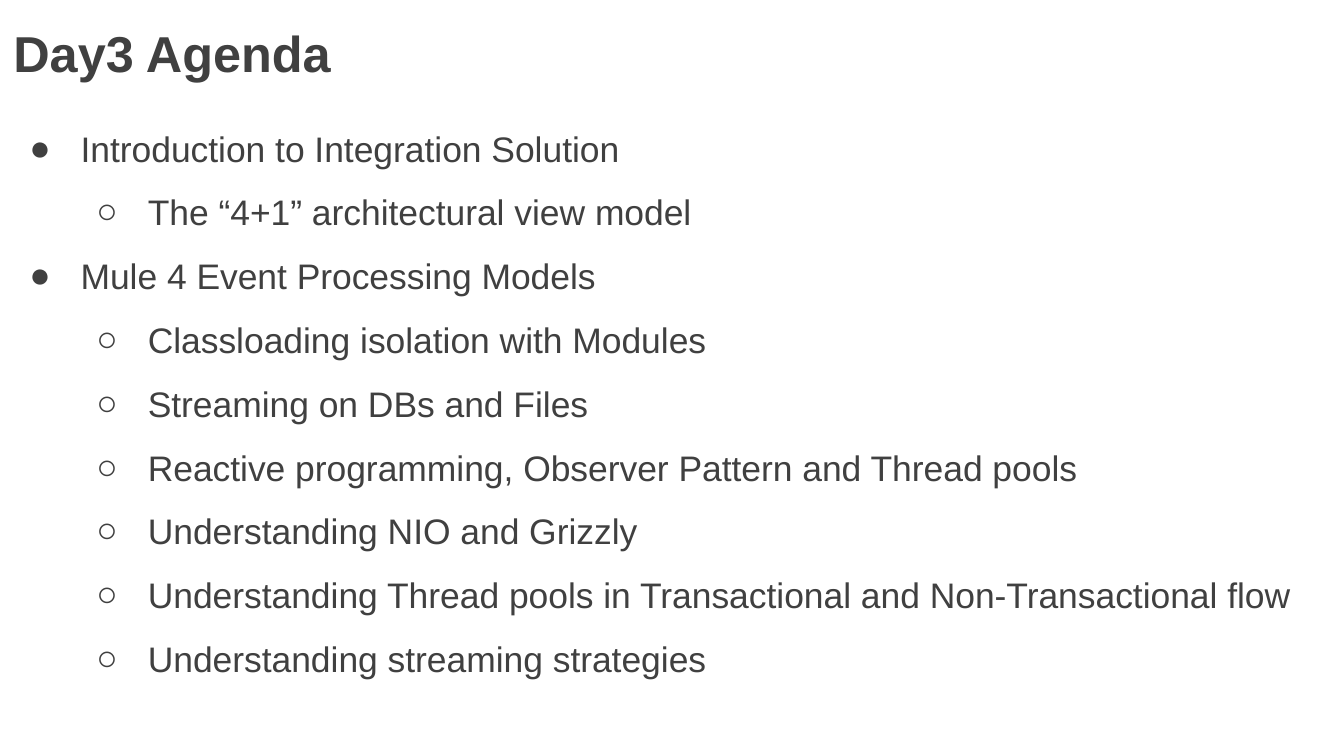
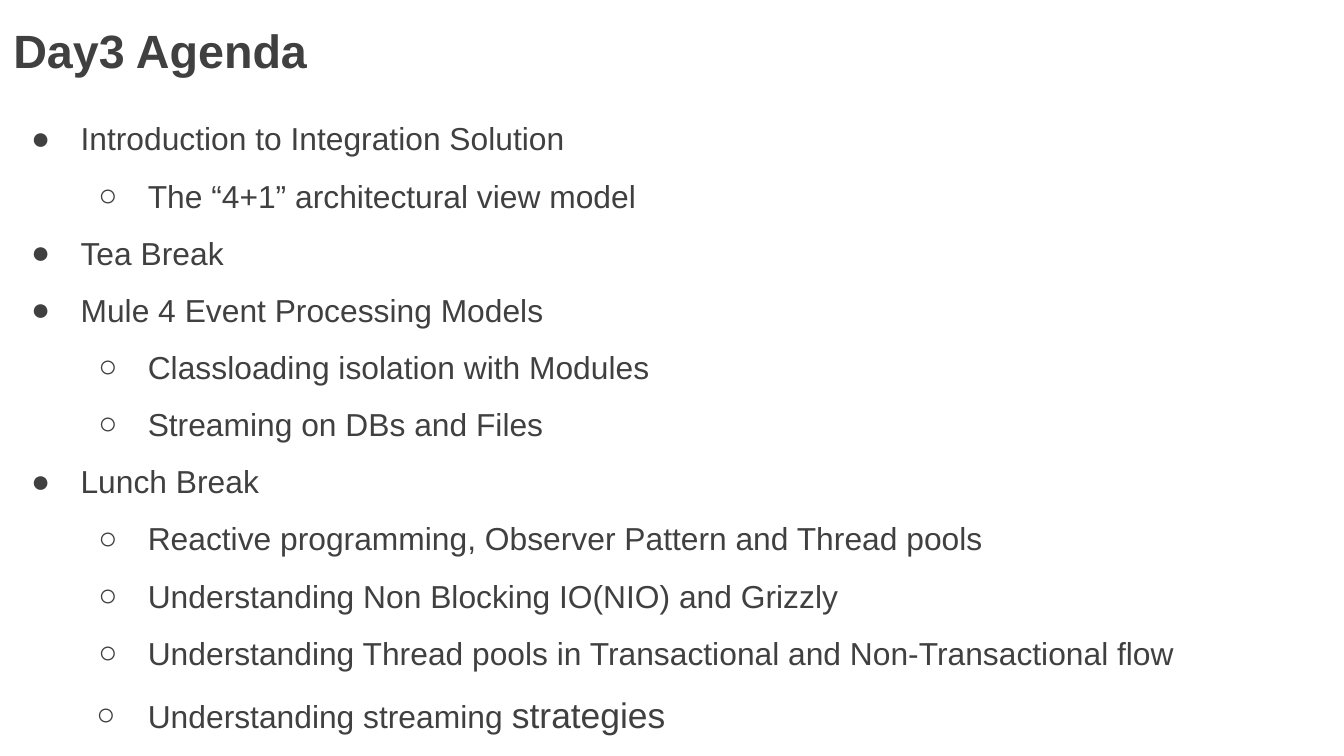
Before and after one commit to stackmerge/MuleSoft_Workspace, a slide deck: slide 1 of Day3-05112020/Day 3 Agenda.pptx. Drawn at 1344x756 pixels with LibreOffice and Linux fonts; fonts in the diff are those of the drawing. Boxes give left, top, right and bottom in pixels: in the first picture for what was removed or moved away, otherwise in the second. Text is boxed around its words. In the diff, an @@ line names an element or a change of style, - is before the commit and + after.

```diff
--- a/Day3-05112020/Day 3 Agenda.pptx
+++ b/Day3-05112020/Day 3 Agenda.pptx
@@ text at (x1=13, y1=34, x2=1173, y2=735): size 27 to 25 pt in "Day3 Agenda"; size 19 to 17 pt in "Introduction to Integration Solution", "The “4+1” architectural view model", "Mule 4 Event Processing Models", "Classloading isolation with Modules" and 4 more places; indent changed @@
@@ text at (x1=81, y1=242, x2=224, y2=266): paragraph added @@
+● Tea Break
@@ text at (x1=81, y1=470, x2=259, y2=494): paragraph added @@
+● Lunch Break
@@ text at (x1=148, y1=585, x2=838, y2=613): text changed; size 19 to 17 pt @@
-  ○ Understanding NIO and Grizzly
+  ○ Understanding Non Blocking IO(NIO) and Grizzly
```
Also in this commit, not shown: 5 other files.
